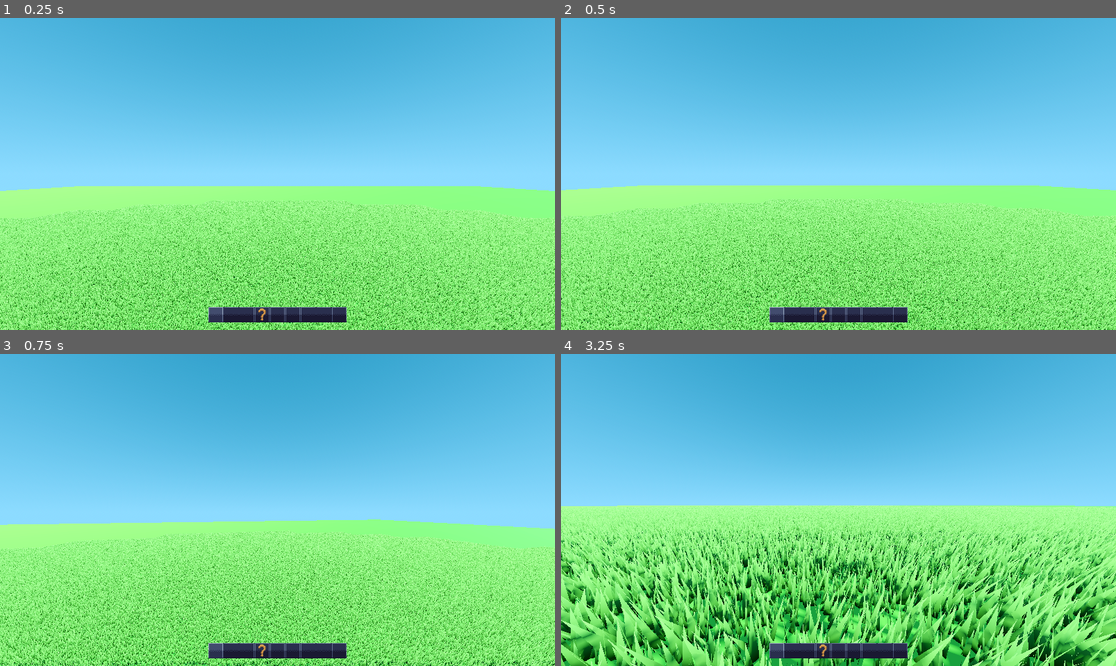
Above: before the commit, frames 1-4 (two rows, left to right).
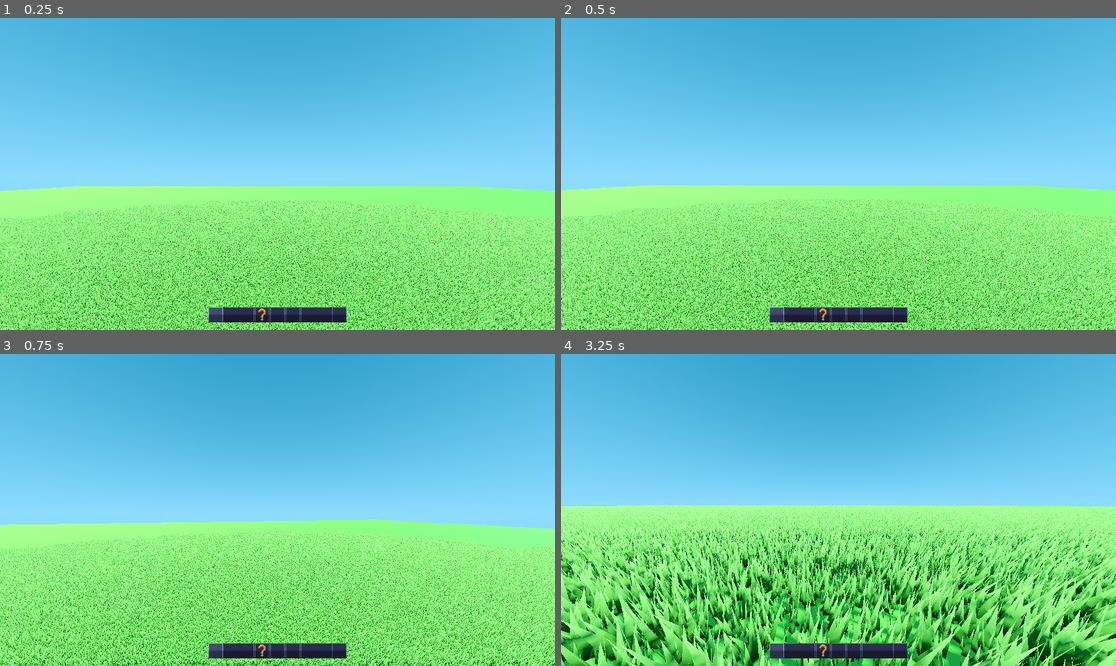
Above: after the commit, the same moments.

Repository: LordDeatHunter/SurvTest
Game: Godot game, scene res://scenes/main.tscn
The game is run twice, just before and just after one commit, with the same random seed, the same clock (stepped at 60 frames per second) and the same inputs.
Inputs (mouse positions are in pixels of both pictures, inside the frame that each line leads up to):
- Up to frame 1 (0.25 s): no input
- Up to frame 2 (0.5 s): no input
- Up to frame 3 (0.75 s): tap Enter at 0.5 s; move the mouse to (305, 510) at 0.52 s; hold W (move_forward) from 0.53 s (still down); tap Ctrl (sprint) at 0.6 s; click (305, 510) at 0.67 s
- Up to frame 4 (3.25 s): keep holding W (move_forward); tap Space (jump) at 0.77, 1.52, 3.02 s; move the mouse to (810, 510) at 1.27 s; tap Shift (crouch) at 1.35 s; tap Ctrl (sprint) at 1.55, 2.3, 2.85 s; move the mouse to (849, 503) at 2.02 s; tap F (interact) at 2.1 s; move the mouse to (832, 516) at 2.77 s; click (832, 516) at 2.92 s

Frames 1-3 are identical in both runs. In frame 4, 6.0% of the frame differs, in the area x 0-100%, y 48-100%.

Commit message:
Add dash

Diff:
--- a/scenes/actors/player.gd
+++ b/scenes/actors/player.gd
@@ -15,6 +15,8 @@
 const CROUCH_HEIGHT: float = 1.5
 const CAMERA_HEIGHT: float = 1.75
 const CAMERA_CROUCH_HEIGHT: float = 1.25
+const DASH_VELOCITY: float = 40.0
+const MAX_DASH_COOLDOWN: float = 1.0
 
 const DROPPED_ITEM_SCENE: PackedScene = preload("res://scenes/DroppedItem.tscn")
 
@@ -23,8 +25,10 @@
 var gravity = ProjectSettings.get_setting("physics/3d/default_gravity")
 var current_multijumps: int = 0
 var is_sprinting: bool = false
-var time_since_last_forward: float = 1.0
-var max_sprint_press_delay: float = 0.5
+var time_since_last_press: Dictionary[String, float] = {
+	"move_forward": 1.0, "move_left": 1.0, "move_right": 1.0
+}
+var max_dash_press_delay: float = 0.5
 var collision_capsule_shape: CapsuleShape3D:
 	get:
 		if not collision_shape_3d.shape:
@@ -49,6 +53,7 @@
 			held_item_sprite.texture = null
 			held_item_node.visible = false
 var prev_collider: Object = null
+var current_dash_cooldown: float = 0.0
 
 @onready var head = $Head
 @onready var camera = $Head/Camera3D
@@ -109,23 +114,25 @@
 	_handle_wall_sliding(delta)
 	_handle_jumping()
 	_handle_crouching(delta)
-	_handle_sprinting(delta)
+	_handle_sprinting()
 
 	var speed: float = SPRINT_SPEED if is_sprinting else WALK_SPEED
 
 	var input_dir: Vector2 = get_input_vector()
 	var direction = (head.transform.basis * Vector3(input_dir.x, 0, input_dir.y)).normalized()
 
-	if direction:
-		if is_on_floor():
-			velocity.x = direction.x * speed
-			velocity.z = direction.z * speed
-		else:
-			velocity.x = lerp(velocity.x, direction.x * speed, delta * 10)
-			velocity.z = lerp(velocity.z, direction.z * speed, delta * 10)
-	else:
-		velocity.x = lerpf(velocity.x, 0, delta * 10)
-		velocity.z = lerpf(velocity.z, 0, delta * 10)
+	var target_velocity: Vector3 = direction * speed if direction else Vector3.ZERO
+
+	velocity.x = lerp(velocity.x, target_velocity.x, delta * 10)
+	velocity.z = lerp(velocity.z, target_velocity.z, delta * 10)
+
+	_handle_dash(delta)
+
+	for action in time_since_last_press.keys():
+		if Input.is_action_just_pressed(action):
+			time_since_last_press[action] = 0.0
+		else:
+			time_since_last_press[action] += delta
 
 	t_bob += velocity.length() * float(is_on_floor()) * delta * 10
 	camera.transform.origin = _headbob(t_bob)
@@ -172,20 +179,9 @@
 	return Input.get_vector("move_left", "move_right", "move_forward", "move_backward")
 
 
-func _handle_sprinting(delta: float):
-	if (
-		Input.is_action_just_pressed("sprint")
-		or (
-			Input.is_action_just_pressed("move_forward")
-			and time_since_last_forward < max_sprint_press_delay
-		)
-	):
+func _handle_sprinting():
+	if Input.is_action_just_pressed("sprint"):
 		is_sprinting = true
-
-	if Input.is_action_just_pressed("move_forward"):
-		time_since_last_forward = 0.0
-	else:
-		time_since_last_forward += delta
 
 	if not Input.is_action_pressed("move_forward") or is_crouching:
 		is_sprinting = false
@@ -265,3 +261,28 @@
 	var prev_held_stack: Item = held_stack
 	held_stack = item
 	hotbar.set_item(slot_index, prev_held_stack)
+
+
+func _handle_dash(delta: float) -> void:
+	var direction: Vector3 = Vector3.ZERO
+	if (
+		Input.is_action_just_pressed("move_forward")
+		and time_since_last_press["move_forward"] < max_dash_press_delay
+	):
+		direction = -head.transform.basis.z.normalized()
+	elif (
+		Input.is_action_just_pressed("move_left")
+		and time_since_last_press["move_left"] < max_dash_press_delay
+	):
+		direction = -head.transform.basis.x.normalized()
+	elif (
+		Input.is_action_just_pressed("move_right")
+		and time_since_last_press["move_right"] < max_dash_press_delay
+	):
+		direction = head.transform.basis.x.normalized()
+
+	if current_dash_cooldown <= 0.0 and direction.length() > 0:
+		velocity += direction * DASH_VELOCITY
+		current_dash_cooldown = MAX_DASH_COOLDOWN
+	else:
+		current_dash_cooldown = max(current_dash_cooldown - delta, 0.0)
